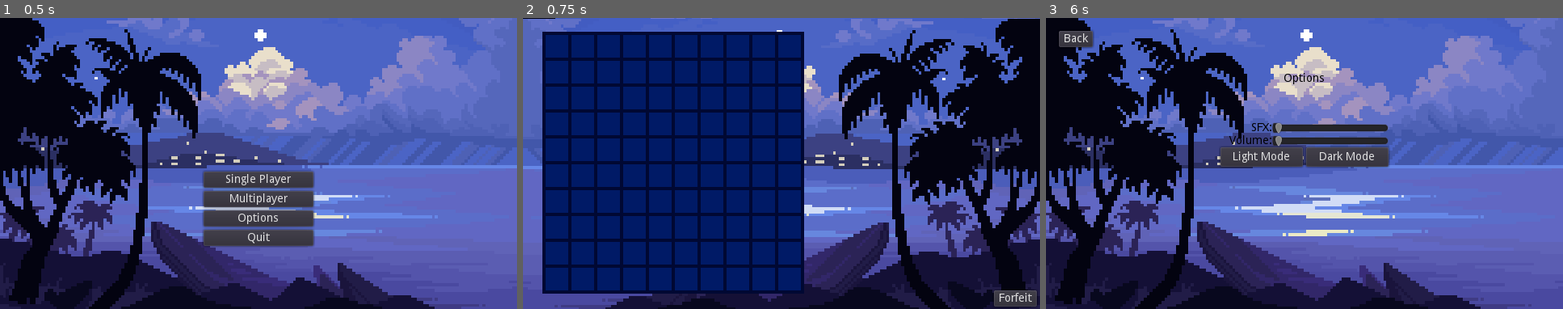
Above: before the commit, frames 1-3 (left to right).
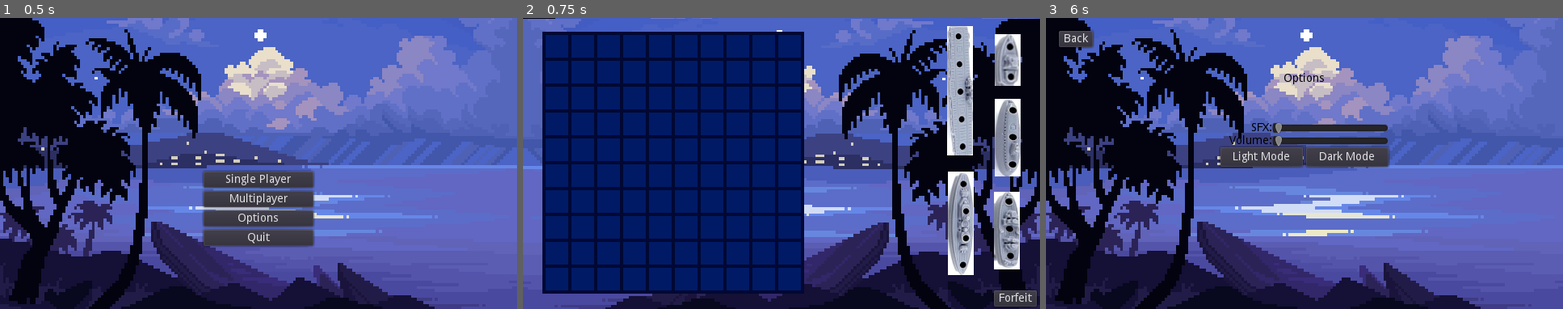
Above: after the commit, the same moments.

Repository: JohnBreaux/Boat-Battle
Game: Godot game, scene res://scenes/Main.tscn
The game is run twice, just before and just after one commit, with the same random seed, the same clock (stepped at 60 frames per second) and the same inputs.
Inputs:
- Up to frame 1 (0.5 s): no input
- Up to frame 2 (0.75 s): click "Single Player" at 0.5 s
- Up to frame 3 (6 s): click "Single Player" at 1.25 s; click "Forfeit" at 2 s; click "Single Player" at 2.75 s; click "Forfeit" at 3.5 s; click "Multiplayer" at 4.25 s; click "Forfeit" at 5 s; click "Options" at 5.75 s

Frame 1 is identical in both runs. In frame 2, 7.4% of the frame differs, in the area x 82-97%, y 2-89%; in frame 3, nothing differs.

Commit message:
Click and drag ships, rotate ships
:)

Diff:
--- a/godot_ship/project.godot
+++ b/godot_ship/project.godot
@@ -62,6 +62,11 @@
 "events": [ Object(InputEventKey,"resource_local_to_scene":false,"resource_name":"","device":0,"alt":false,"shift":false,"control":false,"meta":false,"command":false,"pressed":false,"scancode":96,"unicode":0,"echo":false,"script":null)
  ]
 }
+ui_rotate={
+"deadzone": 0.5,
+"events": [ Object(InputEventMouseButton,"resource_local_to_scene":false,"resource_name":"","device":0,"alt":false,"shift":false,"control":false,"meta":false,"command":false,"button_mask":0,"position":Vector2( 0, 0 ),"global_position":Vector2( 0, 0 ),"factor":1.0,"button_index":2,"pressed":false,"doubleclick":false,"script":null)
+ ]
+}
 
 [physics]
 
--- a/godot_ship/scenes/Gameplay.tscn
+++ b/godot_ship/scenes/Gameplay.tscn
@@ -1,16 +1,22 @@
-[gd_scene load_steps=4 format=2]
+[gd_scene load_steps=10 format=2]
 
 [ext_resource path="res://assets/game/board_blue.png" type="Texture" id=1]
 [ext_resource path="res://script/title screen/Title-Screen-Background.png" type="Texture" id=2]
 [ext_resource path="res://script/game/Gameplay.gd" type="Script" id=3]
+[ext_resource path="res://assets/game/2longShipS.png" type="Texture" id=4]
+[ext_resource path="res://assets/game/5longShipS.png" type="Texture" id=5]
+[ext_resource path="res://assets/game/3longShipBS.png" type="Texture" id=6]
+[ext_resource path="res://assets/game/4longShipS.png" type="Texture" id=7]
+[ext_resource path="res://assets/game/3longShipAS.png" type="Texture" id=8]
+[ext_resource path="res://script/game/moveShip.gd" type="Script" id=9]
 
 [node name="Game" type="Control"]
 anchor_right = 1.0
 anchor_bottom = 0.889
 margin_left = -0.5
-margin_top = 1.37003
+margin_top = 0.740086
 margin_right = -0.5
-margin_bottom = 41.33
+margin_bottom = 40.7
 script = ExtResource( 3 )
 __meta__ = {
 "_edit_use_anchors_": false
@@ -19,15 +25,40 @@
 [node name="board_blue" type="Sprite" parent="."]
 position = Vector2( 187, 178 )
 texture = ExtResource( 1 )
-__meta__ = {
-"_edit_lock_": true
-}
+
+[node name="2longShipS" type="Sprite" parent="board_blue"]
+position = Vector2( 413.784, -126.581 )
+texture = ExtResource( 4 )
+script = ExtResource( 9 )
+
+[node name="3longShipAS" type="Sprite" parent="board_blue"]
+position = Vector2( 412.524, 83.826 )
+texture = ExtResource( 8 )
+script = ExtResource( 9 )
+
+[node name="3longShipBS" type="Sprite" parent="board_blue"]
+position = Vector2( 413.784, -31.457 )
+texture = ExtResource( 6 )
+script = ExtResource( 9 )
+
+[node name="4longShipS" type="Sprite" parent="board_blue"]
+position = Vector2( 356.458, 75.006 )
+texture = ExtResource( 7 )
+script = ExtResource( 9 )
+
+[node name="5longShipS" type="Sprite" parent="board_blue"]
+position = Vector2( 354.568, -88.7834 )
+texture = ExtResource( 5 )
+script = ExtResource( 9 )
 
 [node name="Title-Screen-Background" type="Sprite" parent="."]
 show_behind_parent = true
 position = Vector2( 321.081, 179.931 )
 texture = ExtResource( 2 )
 flip_h = true
+__meta__ = {
+"_edit_lock_": true
+}
 
 [node name="VBoxContainer" type="VBoxContainer" parent="."]
 anchor_left = 0.912
@@ -47,4 +78,15 @@
 margin_bottom = 20.0
 text = "Forfeit"
 
+[node name="ConfirmationDialog" type="ConfirmationDialog" parent="."]
+margin_left = 199.156
+margin_top = 155.6
+margin_right = 458.156
+margin_bottom = 225.6
+window_title = "Are you sure you'd like to forfeit?"
+__meta__ = {
+"_edit_use_anchors_": false
+}
+
 [connection signal="pressed" from="VBoxContainer/Forfeit" to="." method="_on_Forfeit_pressed"]
+[connection signal="about_to_show" from="ConfirmationDialog" to="." method="_on_ConfirmationDialog_about_to_show"]
--- /dev/null
+++ b/godot_ship/script/game/moveShip.gd
@@ -0,0 +1,34 @@
+extends Sprite
+
+
+# Declare member variables here. Examples:
+# var a = 2
+# var b = "text"
+
+
+# Called when the node enters the scene tree for the first time.
+func _ready():
+	pass # Replace with function body.
+
+var dragging = false;
+var click_radius = 32
+var orient = 0;
+
+func _input(event):
+	if event is InputEventMouseButton and event.button_index == BUTTON_LEFT:
+		if(event.position - position).length() < click_radius:
+			if not dragging and event.pressed:
+				dragging = true;
+
+		if dragging and not event.pressed:
+			dragging = false;
+
+	if event is InputEventMouseMotion and dragging:
+		position = event.position;
+
+	if event.is_action_pressed("ui_rotate"):
+		if(event.position - position).length() < click_radius:
+			rotate(PI/2);
+# Called every frame. 'delta' is the elapsed time since the previous frame.
+#func _process(delta):
+#	pass
